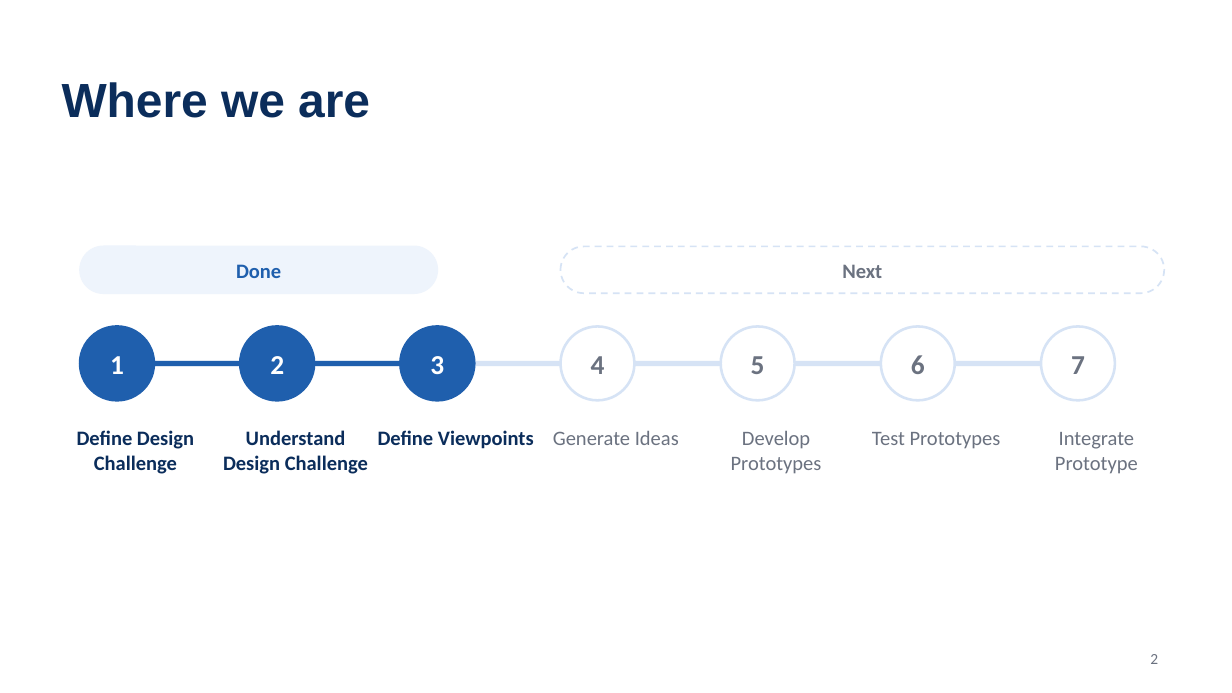
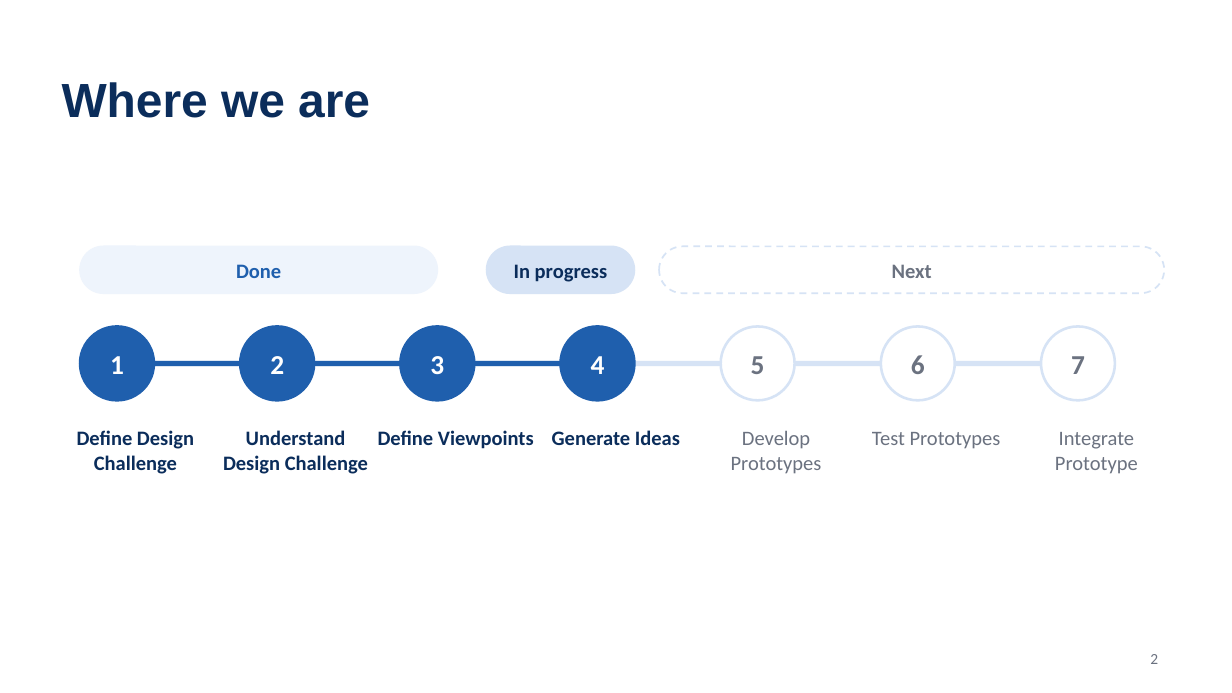
Before and after one commit to niv1999/liebherr-hackathon-2026, a slide deck: slide 2 of Liebherr5_DesignThinking_Journey.pptx. Drawn at 1232x693 pixels with LibreOffice and Linux fonts; fonts in the diff are those of the drawing. Boxes give left, top, right and bottom in pixels: in the first picture for what was removed or moved away, otherwise in the second. Text is boxed around its words. In the diff, an @@ line names an element or a change of style, - is before the commit and + after.

```diff
--- a/Liebherr5_DesignThinking_Journey.pptx
+++ b/Liebherr5_DesignThinking_Journey.pptx
@@ rounded rectangle added at [487, 246, 634, 293], fill #D6E3F5, outline #D6E3F5 1 pt @@
@@ text added at [514, 264, 608, 282], 12 pt, text #0B2D5B, bold @@
+In progress
@@ text "Next": place and size @@
-text "Next" at [842, 264, 882, 278]
+text "Next" at [892, 264, 932, 278]
@@ rounded rectangle: place and size @@
-rounded rectangle at [561, 246, 1164, 293]
+rounded rectangle at [659, 246, 1164, 293]
@@ text "4" at [591, 356, 605, 374]: text colour #6B7280 to #FFFFFF @@
@@ ellipse at [561, 326, 634, 400]: fill #FFFFFF to #1F5FAD; outline #D6E3F5 1.5 pt to #1F5FAD 1.5 pt @@
@@ line moved from (117, 363) - (437, 363) to (117, 363) - (598, 363) @@
@@ text "Generate Ideas" at [552, 430, 680, 445]: text colour #6B7280 to #0B2D5B, bold on @@
```
Also in this commit, not shown: 2 other slides changed, 3 slides added, 1 other file.
